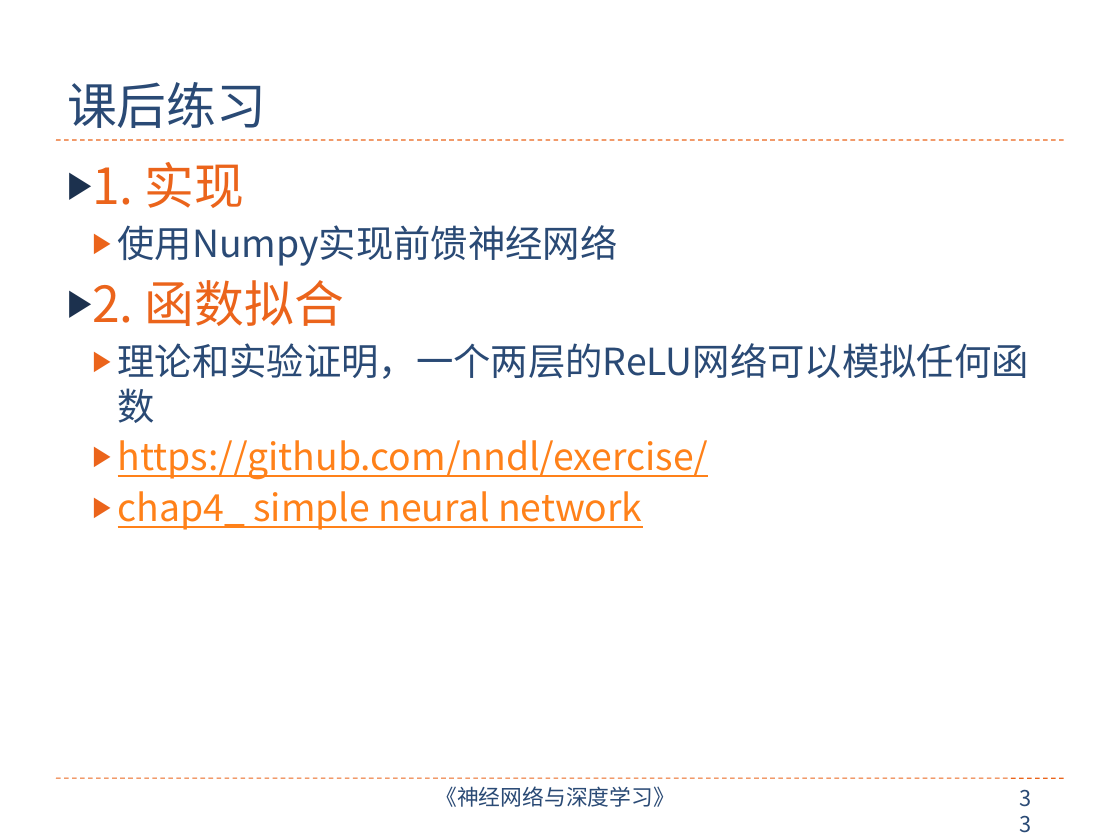
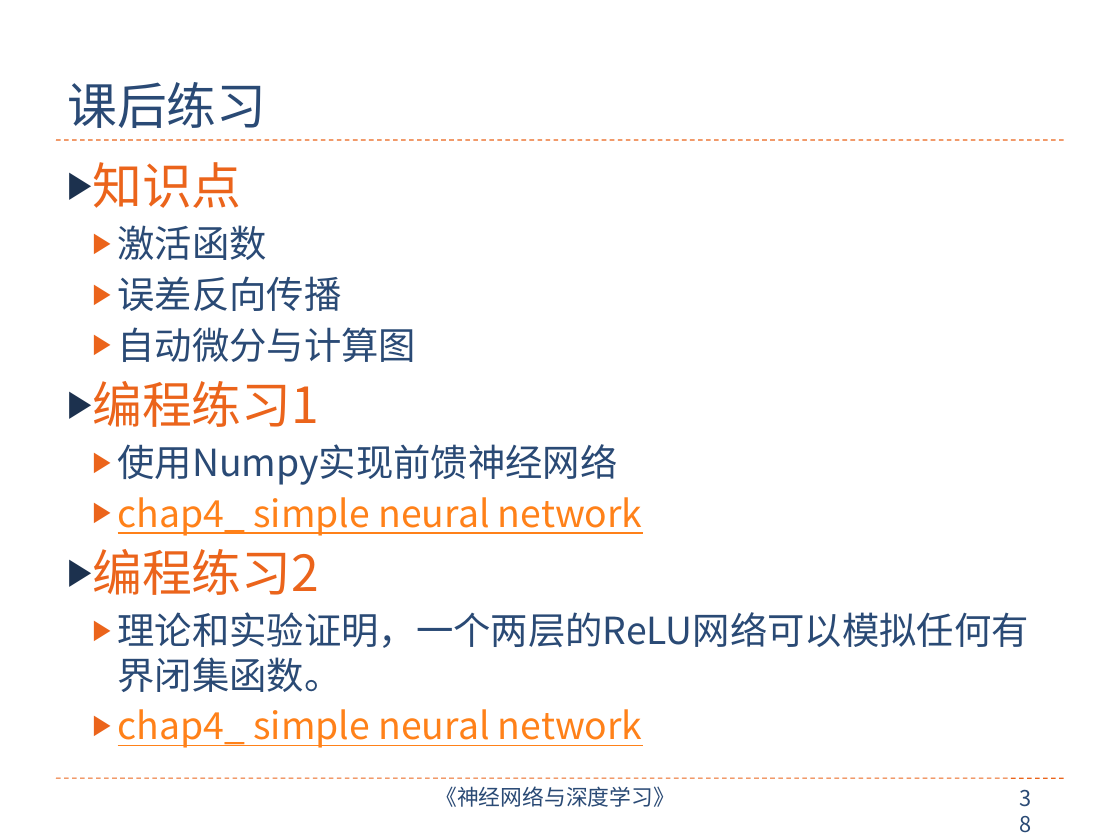
Before and after one commit to nndl/nndl.github.io, a slide deck: slide 38 of ppt/chap-前馈神经网络.pptx (slide 33 before the commit). Drawn at 1120x840 pixels with LibreOffice and Linux fonts; fonts in the diff are those of the drawing. Boxes give left, top, right and bottom in pixels: in the first picture for what was removed or moved away, otherwise in the second. Text is boxed around its words. In the diff, an @@ line names an element or a change of style, - is before the commit and + after.

Commit message:
update ppt

```diff
--- a/ppt/chap-前馈神经网络.pptx
+++ b/ppt/chap-前馈神经网络.pptx
@@ text at [92,162,417,427]: text changed; size 32 to 24 pt; text colour #EB641B to #2A4A75 @@
-▶ 1. 实现
+▶ 知识点
+  ▶ 激活函数
+  ▶ 误差反向传播
+  ▶ 自动微分与计算图
+▶ 编程练习1
@@ text at [92,280,1029,480]: paragraphs removed @@
-▶ 2. 函数拟合
-  ▶ 理论和实验证明，一个两层的ReLU网络可以模拟任何函数
-  ▶ https://github.com/nndl/exercise/
@@ text at [92,549,1029,748]: paragraphs added @@
+▶ 编程练习2
+  ▶ 理论和实验证明，一个两层的ReLU网络可以模拟任何有界闭集函数。
+  ▶ chap4_ simple neural network
@@ page number at [1008,780,1054,818]: text changed @@
-33
+38
```
Also in this commit, not shown: 7 other slides changed, 5 slides added.
